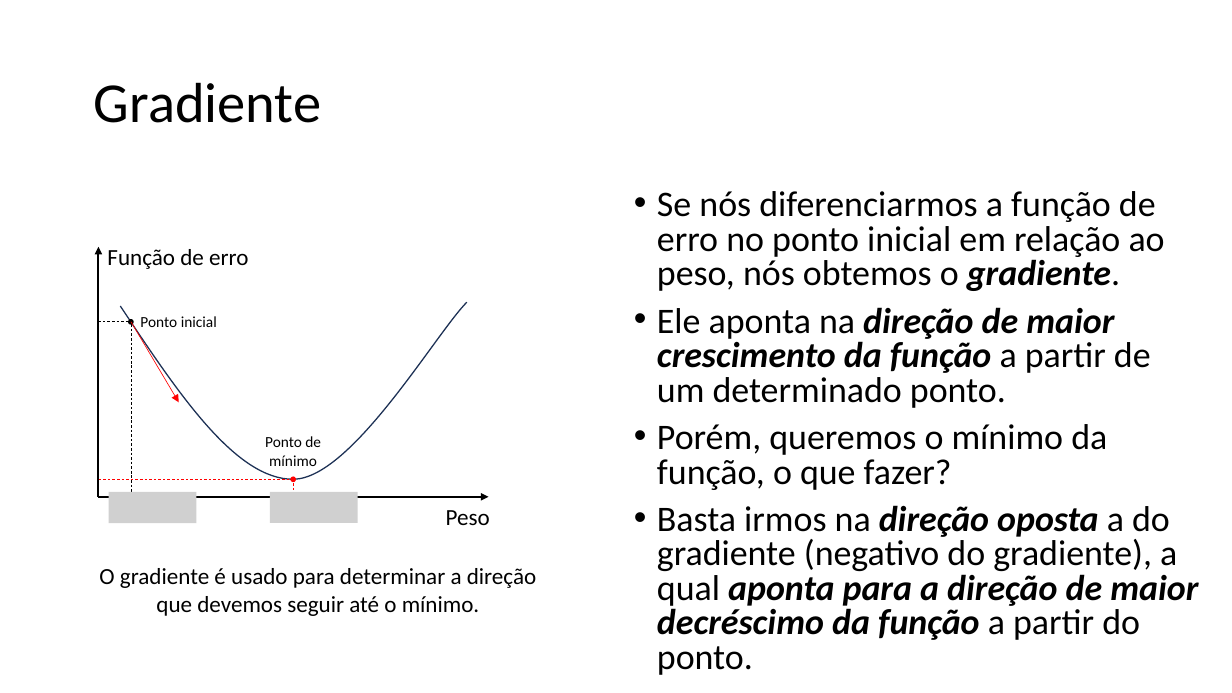
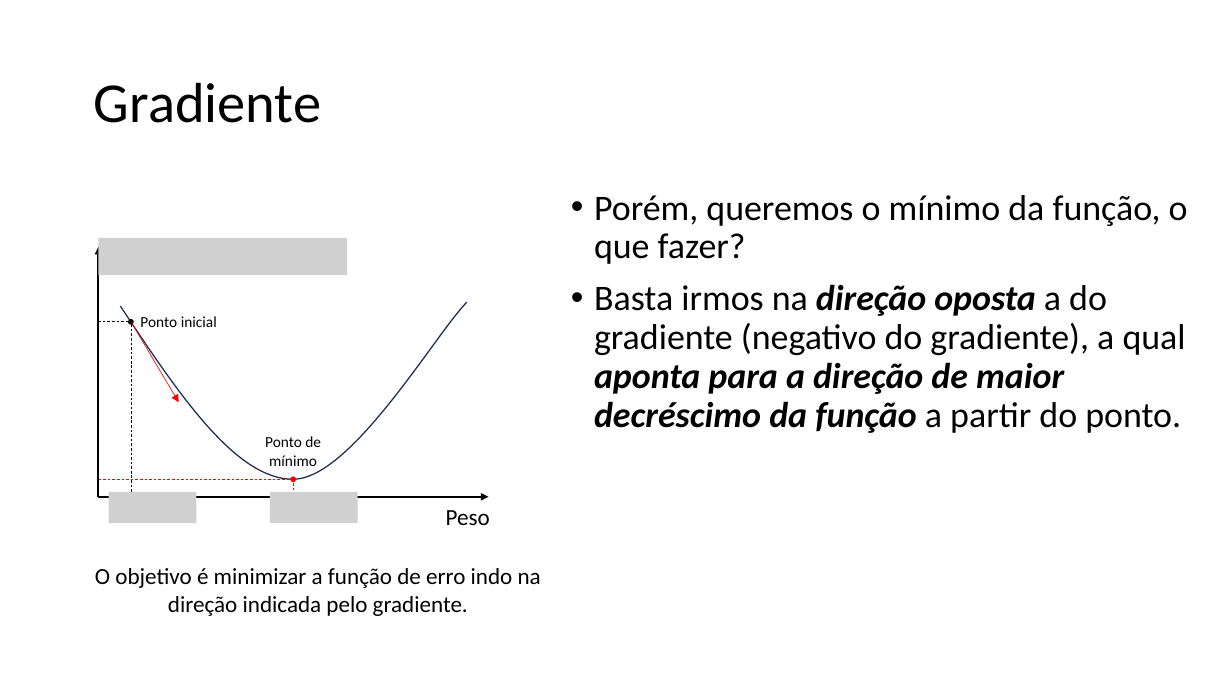
Before and after one commit to zz4fap/tp557-iot-ml, a slide deck: slide 8 of slides/TP557_6_Minimizando_o_erro.pptx (slide 7 before the commit). Drawn at 1232x693 pixels with LibreOffice and Linux fonts; fonts in the diff are those of the drawing; grey boxes stand for pictures. Boxes give left, top, right and bottom in pixels: in the first picture for what was removed or moved away, otherwise in the second. Text is boxed around its words. In the diff, an @@ line names an element or a change of style, - is before the commit and + after.

```diff
--- a/slides/TP557_6_Minimizando_o_erro.pptx
+++ b/slides/TP557_6_Minimizando_o_erro.pptx
@@ text "Porém, queremos o mínimo da ...": place and size @@
-text "Porém, queremos o mínimo da ..." at bbox=[657, 191, 1198, 675]
+text "Porém, queremos o mínimo da ..." at bbox=[594, 195, 1188, 433]
@@ text "Porém, queremos o mínimo da ..." at bbox=[594, 195, 1188, 433]: line spacing 0.8 to 0.9 @@
@@ text at bbox=[657, 191, 1165, 408]: paragraphs removed @@
-• Se nós diferenciarmos a função de erro no ponto inicial em relação ao peso, nós obtemos o gradiente.
-• Ele aponta na direção de maior crescimento da função a partir de um determinado ponto.
@@ picture added at bbox=[99, 238, 348, 274] @@
@@ text removed at bbox=[107, 249, 248, 269] @@
-Função de erro
@@ text at bbox=[95, 568, 541, 616]: text changed @@
-O gradiente é usado para determinar a direção que devemos seguir até o mínimo.
+O objetivo é minimizar a função de erro indo na direção indicada pelo gradiente.
```
Also in this commit, not shown: 7 other slides changed, 1 slide added.
